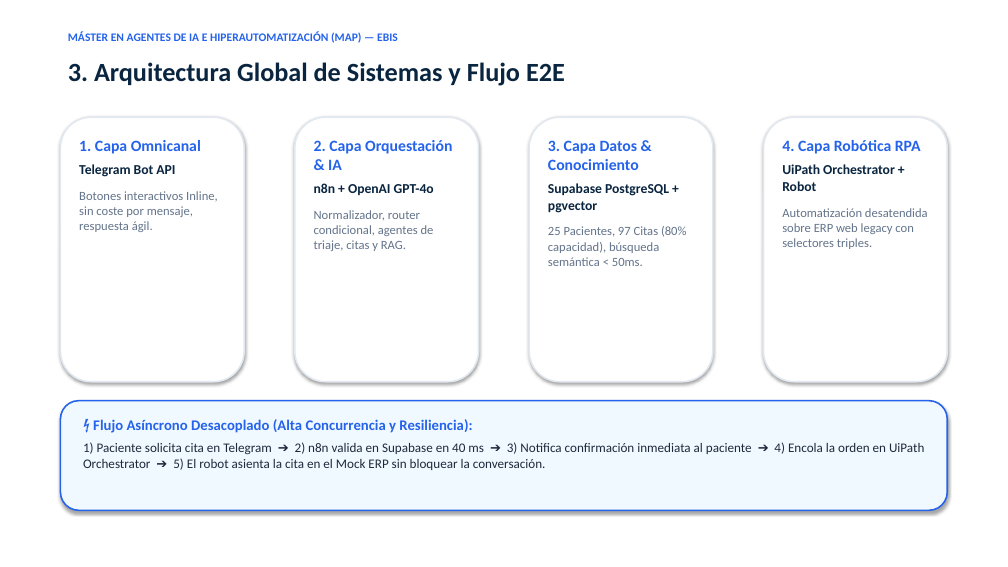
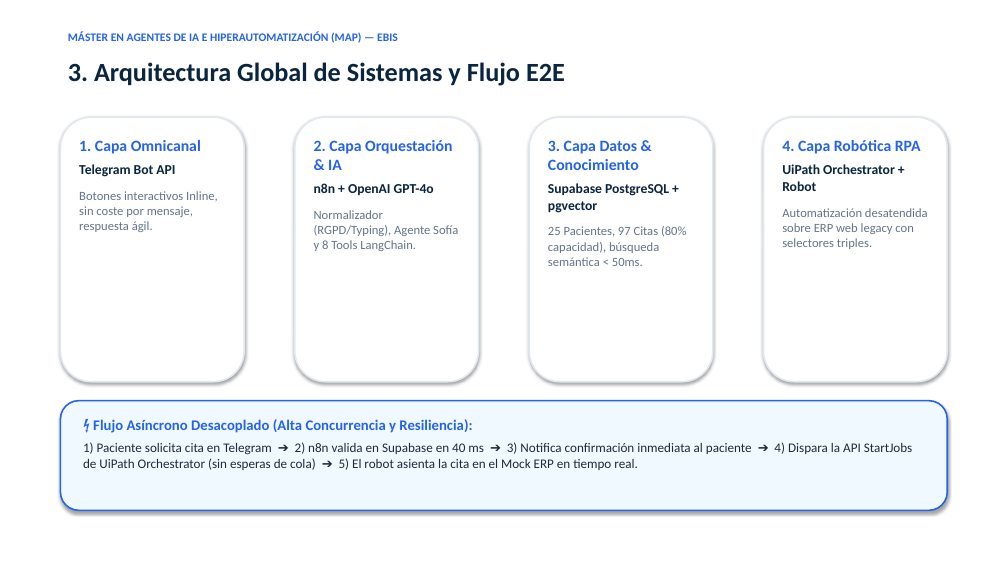
Before and after one commit to sabriesposito/clinica_neclatrony_tfm_ESPOSITO, a slide deck: slide 4 of docs/Defensa_TFM_Clinica_Neclatrony.pptx. Drawn at 1008x567 pixels with LibreOffice and Linux fonts; fonts in the diff are those of the drawing. Boxes give left, top, right and bottom in pixels: in the first picture for what was removed or moved away, otherwise in the second. Text is boxed around its words. In the diff, an @@ line names an element or a change of style, - is before the commit and + after.

Commit message:
docs: align presentation with StartJobs, ReAct tools, and RGPD/latency firewall

```diff
--- a/docs/Defensa_TFM_Clinica_Neclatrony.pptx
+++ b/docs/Defensa_TFM_Clinica_Neclatrony.pptx
@@ text at bbox=[314, 210, 458, 251]: text changed @@
-Normalizador, router condicional, agentes de triaje, citas y RAG.
+Normalizador (RGPD/Typing), Agente Sofía y 8 Tools LangChain.
@@ text at bbox=[83, 442, 912, 470]: text changed @@
-1) Paciente solicita cita en Telegram ➔ 2) n8n valida en Supabase en 40 ms ➔ 3) Notifica confirmación inmediata al paciente ➔ 4) Encola la orden en UiPath Orchestrator ➔ 5) El robot asienta la cita en el Mock ERP sin bloquear la conversación.
+1) Paciente solicita cita en Telegram ➔ 2) n8n valida en Supabase en 40 ms ➔ 3) Notifica confirmación inmediata al paciente ➔ 4) Dispara la API StartJobs de UiPath Orchestrator (sin esperas de cola) ➔ 5) El robot asienta la cita en el Mock ERP en tiempo real.
```
Also in this commit, not shown: 2 other slides changed.
